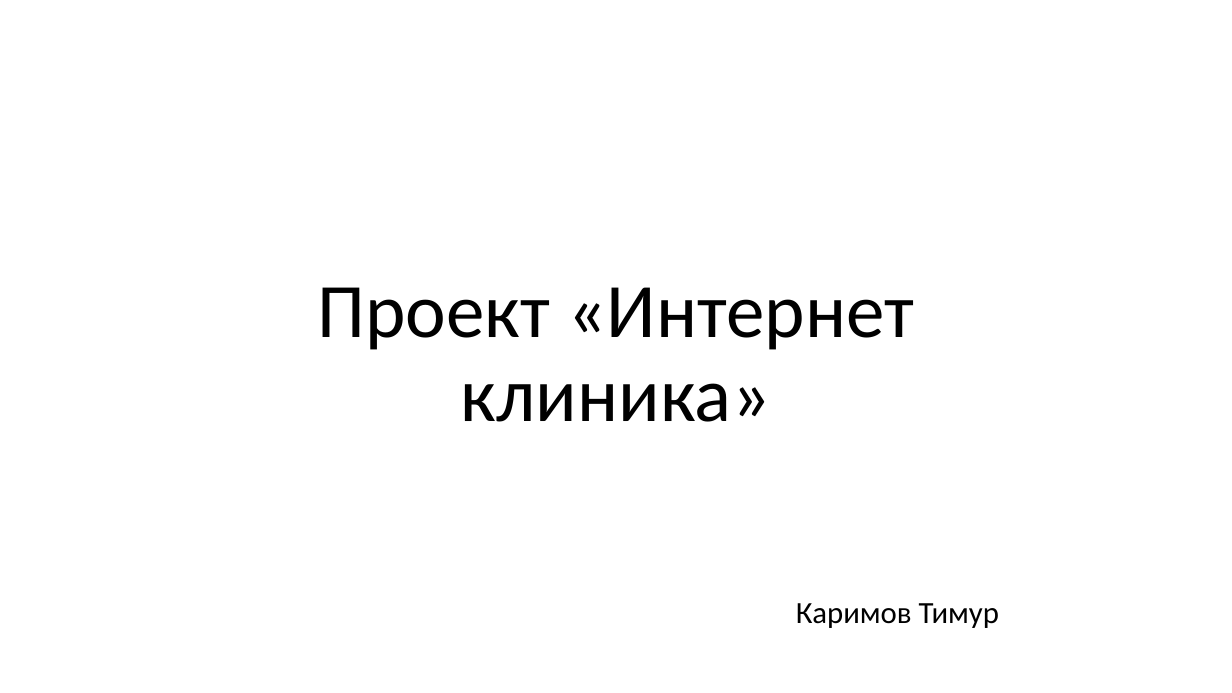
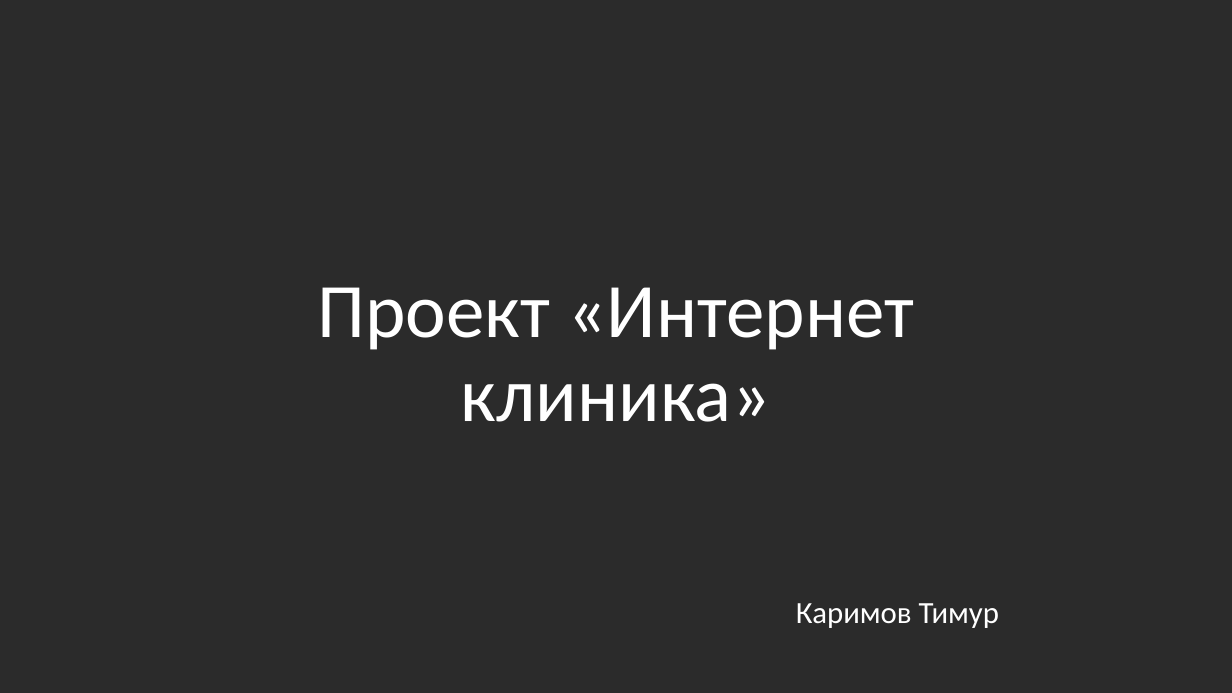
Before and after one commit to sinak000/12334, a slide deck: slide 1 of Презентация.pptx. Drawn at 1232x693 pixels with LibreOffice and Linux fonts; fonts in the diff are those of the drawing; background and template pictures are left out; a plain dark background stands for a picture behind light text. Boxes give left, top, right and bottom in pixels: in the first picture for what was removed or moved away, otherwise in the second. Text is boxed around its words. In the diff, an @@ line names an element or a change of style, - is before the commit and + after.

```diff
--- a/Презентация.pptx
+++ b/Презентация.pptx
@@ background #FFFFFF to picture (left out) @@
@@ title "Проект «Интернет клиника»" at [317,287,914,422]: text colour #000000 to #FFFFFF @@
@@ subtitle "Каримов Тимур" at [796,603,999,628]: text colour #000000 to #FFFFFF @@
```
Also in this commit, not shown: 4 other slides changed, 1 slide added, 2 other files.
